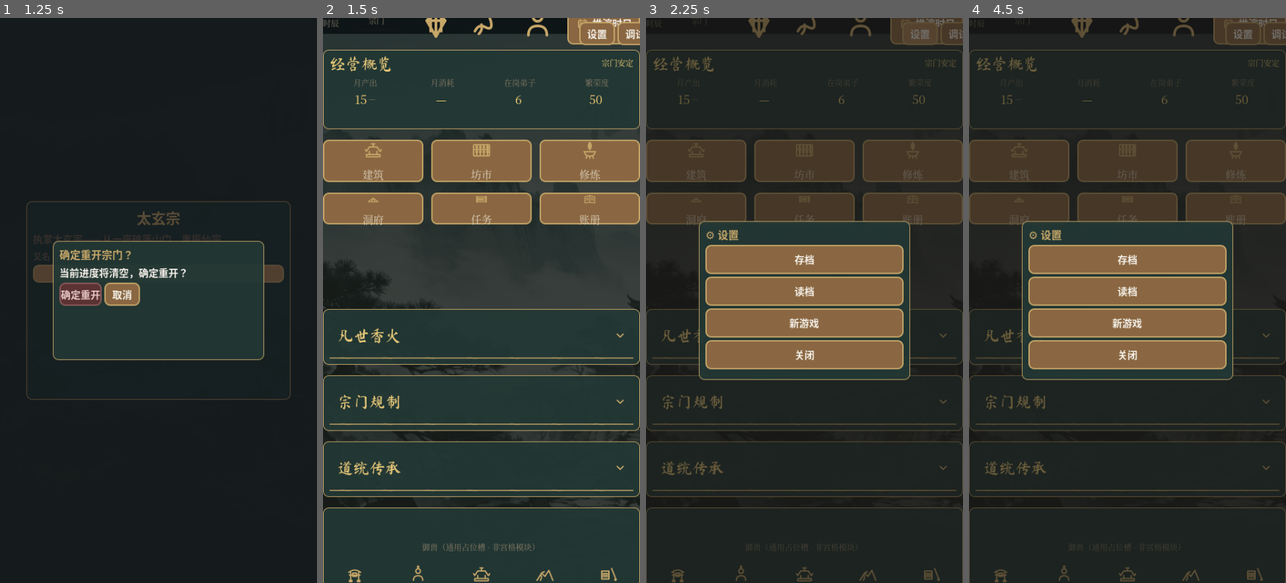
Above: before the commit, frames 1-4 (left to right).
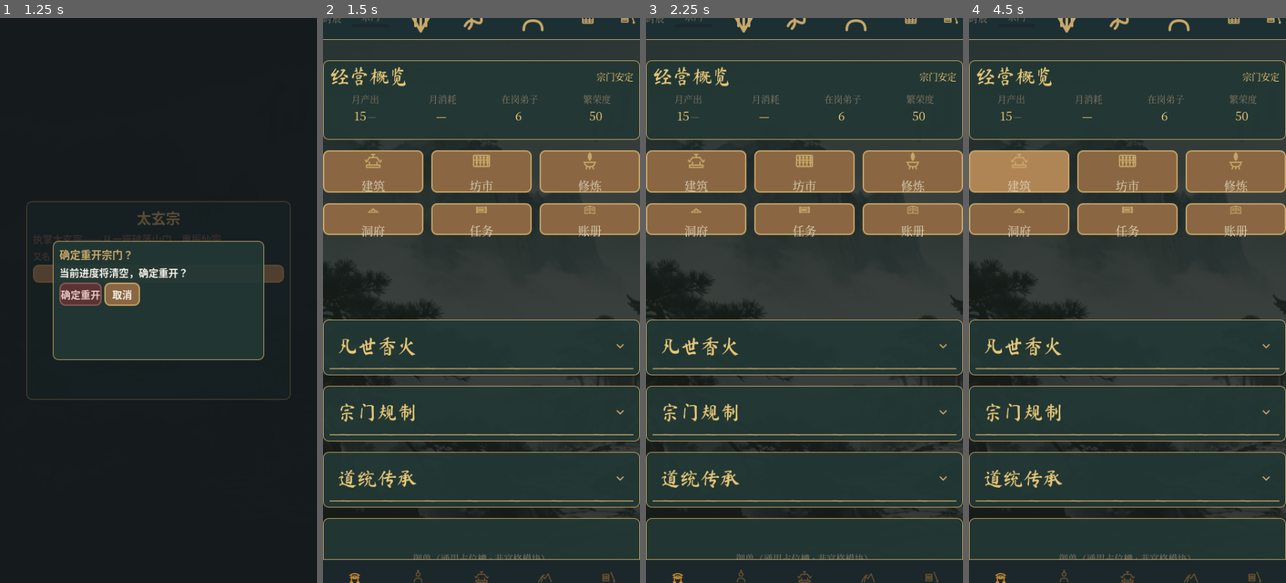
Above: after the commit, the same moments.

Repository: ytysean/xiuxain---game
Game: Godot game, scene res://main.tscn
The game is run twice, just before and just after one commit, with the same random seed, the same clock (stepped at 60 frames per second) and the same inputs.
Inputs (mouse positions are in pixels of both pictures, inside the frame that each line leads up to):
- Up to frame 1 (1.25 s): click "开新宗门" at 0.5 s
- Up to frame 2 (1.5 s): click "确定重开" at 1.25 s
- Up to frame 3 (2.25 s): click (928, 23) at 2 s, where only the run before the commit has a clickable "推演时日"
- Up to frame 4 (4.5 s): click (1241, 34) at 2.75 s, where only the run before the commit has a clickable "设置"; click (1282, 34) at 3.5 s, where only the run before the commit has a clickable "调试"; click (1019, 159) at 4.27 s

Frame 1 is identical in both runs. In frame 2, 23% of the frame differs, in the area x 0-100%, y 0-100%; in frame 3, 41%; in frame 4, 41%.

Commit message:
fix(ui): 修复Godot崩溃 + 按四节规范重写UI布局
崩溃修复：
- 6.3MB 战斗参考视频 ref_combat_video.mp4 在删 .godot 后全量重导入时硬崩；
  战斗参考素材移出项目导入范围（assets/battle_scenes/ → 项目外备份，git 可还原），
  游戏 UI 不引用它们（零战斗触碰红线）。

P2 四节规范重做：
- 字体分层：标题/按钮/Tab 用 MaShanZheng 楷体，正文用 NotoSerifSC 宋体，新增
  apply_number_font 数值等宽；字号常量锁定 TITLE=30/H2=22/BODY=18/AUX=14。
- 顶部栏 TOPBAR_H=64，三区（左时辰+宗门+资源 / 中3图标 / 右设置+调试注入右区），
  半透明深青底+1px金线，全垂直居中。
- 底部 Tab TAB_H=72，5 Tab 图标26px+14px楷体文字，选中亮金+底部金线，整 Tab 热区。
- ListItem ≥64px 整行热区，四态（正常/悬浮/按下/选中）自绘。
- 修 Godot 4.7 无 icon_alignment 属性的运行时崩点（top_bar 中部图标按钮）。

pre_f5 26 闸全绿，零战斗触碰。

Diff:
--- a/components/ListItem.gd
+++ b/components/ListItem.gd
@@ -1,10 +1,13 @@
 extends PanelContainer
 
 # ListItem — 通用列表行（标题 + 副标题 + 右数值 + 左图标）。
-# 点击：缩放 0.98→1 反馈 + 发射 item_selected(data)。
+# 点击：缩放反馈 + 发射 item_selected(data)。
+# P2 §四：单条高度 ≥64px，整行点击热区；四态 正常/悬浮(提亮)/按下(缩放+描边)/选中(加深+金边)。
 # 红线：只读展示；图标统一走 UITheme.load_icon_sized（不自行 load SVG）。
 
 signal item_selected(data: Dictionary)
+
+enum State { NORMAL, HOVER, PRESSED, SELECTED }
 
 var _data: Dictionary = {}
 var _pending_data: Dictionary = {}
@@ -15,6 +18,10 @@
 var _value: Label
 var _hbox: HBoxContainer
 var _texts: VBoxContainer
+
+var _state: int = State.NORMAL
+var _selected: bool = false
+var _hovered: bool = false
 
 func _ready() -> void:
 	# 用户 Godot 4.7 build 对 @onready 的初始化存在不稳定情况，改为 _ready 内手动取节点并做 nil 保护。
@@ -32,6 +39,9 @@
 	if _value != null:
 		UITheme.apply_value_font(_value)
 
+	# 单条高度 ≥64px（P2 §四）
+	custom_minimum_size = Vector2(0, UITheme.SIZE_SM)
+
 	mouse_filter = Control.MOUSE_FILTER_STOP
 	# 子节点设为 IGNORE，确保整个行的 gui_input 落到自身
 	if _icon != null:
@@ -47,6 +57,11 @@
 	if _texts != null:
 		_texts.mouse_filter = Control.MOUSE_FILTER_IGNORE
 	gui_input.connect(_on_gui_input)
+	mouse_entered.connect(_on_mouse_entered)
+	mouse_exited.connect(_on_mouse_exited)
+
+	# 初始面板样式（自绘四态）
+	_refresh_panel()
 
 	# 若 instantiate 后立刻被 set_data，节点引用当时未就绪，延迟到 _ready 后应用。
 	if not _pending_data.is_empty():
@@ -79,10 +94,67 @@
 	else:
 		_icon.visible = false
 
+# P2 §四：选中态（加深背景 + 金边）
+func set_selected(value: bool) -> void:
+	_selected = value
+	_state = State.SELECTED if _selected else (State.HOVER if _hovered else State.NORMAL)
+	_refresh_panel()
+
+func is_selected() -> bool:
+	return _selected
+
+# 四态面板样式（自绘 StyleBoxFlat：正常=面板底；悬浮=提亮；按下=按下底色+金边；选中=加深+金边）
+func _refresh_panel() -> void:
+	var sb := StyleBoxFlat.new()
+	sb.set_corner_radius_all(UITheme.RADIUS_PANEL)
+	sb.set_border_width_all(UITheme.BORDER_W)
+	sb.set_content_margin_all(UITheme.GRID)
+	var bg: Color = UITheme.COLOR_PANEL_BG
+	var border: Color = UITheme.COLOR_BORDER_GOLD
+	match _state:
+		State.HOVER:
+			bg = UITheme.COLOR_PANEL_BG.lightened(0.12)
+		State.PRESSED:
+			bg = UITheme.COLOR_BTN_PRESSED
+			border = UITheme.COLOR_TEXT_GOLD
+		State.SELECTED:
+			bg = UITheme.COLOR_PANEL_BG.darkened(0.35)
+			border = UITheme.COLOR_TEXT_GOLD
+	sb.bg_color = bg
+	sb.border_color = border
+	add_theme_stylebox_override("panel", sb)
+
+func _on_mouse_entered() -> void:
+	_hovered = true
+	if _selected:
+		_state = State.SELECTED
+	else:
+		_state = State.HOVER
+	_refresh_panel()
+
+func _on_mouse_exited() -> void:
+	_hovered = false
+	_state = State.SELECTED if _selected else State.NORMAL
+	_refresh_panel()
+
 func _on_gui_input(event: InputEvent) -> void:
 	if event is InputEventMouseButton and event.pressed and event.button_index == MOUSE_BUTTON_LEFT:
-		pivot_offset = size * 0.5
-		var t: Tween = create_tween()
-		t.tween_property(self, "scale", Vector2(0.98, 0.98), 0.05)
-		t.tween_property(self, "scale", Vector2(1.0, 1.0), 0.08)
+		_state = State.PRESSED
+		_refresh_panel()
+		# 按下反馈：缩放（UITween.button_press）+ 描边高亮（P2 §四）
+		UITween.button_press(self)
+		var tw: Tween = create_tween()
+		tw.tween_interval(0.13)
+		tw.tween_callback(_on_press_revert)
 		item_selected.emit(_data)
+
+func _on_press_revert() -> void:
+	if not is_instance_valid(self):
+		return
+	if _selected:
+		_state = State.SELECTED
+	elif _hovered:
+		_state = State.HOVER
+	else:
+		_state = State.NORMAL
+	_refresh_panel()
--- a/main.gd
+++ b/main.gd
@@ -314,17 +314,17 @@
 		顶栏.add_child(顶栏角)
 		设置图标 = Button.new(); 设置图标.text = "设置"
 		设置图标.tooltip_text = "设置（存读 / 新游戏）"
-		设置图标.custom_minimum_size = Vector2(44, 28)
+		设置图标.custom_minimum_size = Vector2(48, 40)
 		UITheme.apply_secondary_button_style(设置图标)
-		UITheme.apply_aux_font(设置图标)
+		UITheme.apply_title_font_sized(设置图标, UITheme.FONT_AUX)
 		设置图标.pressed.connect(_弹_设置)
 		顶栏角.add_child(设置图标)
 		if OS.is_debug_build():
 			调试图标 = Button.new(); 调试图标.text = "调试"
 			调试图标.tooltip_text = "推演中心（调试）"
-			调试图标.custom_minimum_size = Vector2(44, 28)
+			调试图标.custom_minimum_size = Vector2(48, 40)
 			UITheme.apply_secondary_button_style(调试图标)
-			UITheme.apply_aux_font(调试图标)
+			UITheme.apply_title_font_sized(调试图标, UITheme.FONT_AUX)
 			调试图标.pressed.connect(_弹_推演中心)
 			顶栏角.add_child(调试图标)
 			引导_推演按钮 = 调试图标
@@ -3270,16 +3270,28 @@
 		add_child(g)
 		新UI = g
 		新UI.refresh_all()
-		# 顶右角 设置/调试 入口（新UI下原顶栏设置入口被 gate，此处补一个常驻角标）
-		var 角标 := HBoxContainer.new()
-		角标.anchor_left = 1.0; 角标.anchor_top = 0.0; 角标.anchor_right = 1.0; 角标.anchor_bottom = 0.0
-		角标.offset_left = -92; 角标.offset_top = 6; 角标.offset_right = -8; 角标.offset_bottom = 38
-		设置图标 = Button.new(); 设置图标.text = "设置"; 设置图标.tooltip_text = "设置（存读 / 新游戏）"; 设置图标.pressed.connect(_弹_设置)
-		角标.add_child(设置图标)
+		# 顶栏右区 设置/调试 入口：注入 TopBar 右区（与顶部栏右区视觉统一，消除旧「角标」浮层重叠）。
+		# 统一套用 UITheme.apply_secondary_button_style + apply_aux_font，圆角/内边距/尺寸一致，不残留裸按钮。
+		设置图标 = Button.new()
+		设置图标.name = "设置图标"
+		设置图标.text = "设置"
+		设置图标.tooltip_text = "设置（存读 / 新游戏）"
+		设置图标.custom_minimum_size = Vector2(48, 40)
+		UITheme.apply_secondary_button_style(设置图标)
+		UITheme.apply_title_font_sized(设置图标, UITheme.FONT_AUX)
+		设置图标.pressed.connect(_弹_设置)
+		g.add_top_corner_control(设置图标)
 		if OS.is_debug_build():
-			调试图标 = Button.new(); 调试图标.text = "调试"; 调试图标.tooltip_text = "推演中心（调试）"; 调试图标.pressed.connect(_弹_推演中心)
-			角标.add_child(调试图标)
-		add_child(角标)
+			调试图标 = Button.new()
+			调试图标.name = "调试图标"
+			调试图标.text = "调试"
+			调试图标.tooltip_text = "推演中心（调试）"
+			调试图标.custom_minimum_size = Vector2(48, 40)
+			UITheme.apply_secondary_button_style(调试图标)
+			UITheme.apply_title_font_sized(调试图标, UITheme.FONT_AUX)
+			调试图标.pressed.connect(_弹_推演中心)
+			g.add_top_corner_control(调试图标)
+			引导_推演按钮 = 调试图标
 		return
 	# else：原逻辑（启用新UI = false 时保留旧灰模 UI）
 	var 报: String = Game.推演至现在()   # 自动推演：加载时推进到当前时刻
--- a/ui/bottom_tab_bar.gd
+++ b/ui/bottom_tab_bar.gd
@@ -1,17 +1,19 @@
 extends Control
 
-# 底部主导航（§7.1：固定底部 64dp，5-Tab 左->右 宗门/弟子/建筑/历练/纪事）。
+# 底部主导航（P2 §三：固定底部 TAB_H=72，深青面板底 + 顶部 1px 淡金分隔线，5-Tab 横向均匀）。
 # 每个 tab 为 Button，内部用 VBoxContainer 自绘「图标在上 / 文字在下」，
 # 绕过部分 Godot 4.7 build 中 Button 内置 icon+text 排版文字丢失的问题。
-# 选中态 = 暗金文字 + 细下划线（ColorRect）。仅发信号 tab_selected(tab_id)。
+# 选中态 = 亮金图标+文字 + 底部细金线；未选中 = 暗金。仅发信号 tab_selected(tab_id)。
+# 整 Tab（Button）为点击热区，非仅图标可点。
 
 signal tab_selected(tab_id: String)
 
 const TABS: Array = ["宗门", "弟子", "建筑", "历练", "纪事"]
-const ICON_SIZE: int = 32
+const ICON_SIZE: int = 26
 
 var _buttons: Array = []
 var _underlines: Array = []
+var _icons: Array = []
 var _selected: String = ""
 
 func _ready() -> void:
@@ -21,6 +23,25 @@
 func _build() -> void:
 	custom_minimum_size = Vector2(0, UITheme.TAB_H)
 	set_anchors_and_offsets_preset(Control.PRESET_BOTTOM_WIDE)
+
+	# 深青面板底
+	var bg := ColorRect.new()
+	bg.name = "BG"
+	bg.color = UITheme.COLOR_BG_BASE
+	bg.mouse_filter = Control.MOUSE_FILTER_IGNORE
+	add_child(bg)
+	bg.set_anchors_and_offsets_preset(Control.PRESET_FULL_RECT)
+
+	# 顶部 1px 淡金分隔线
+	var top := ColorRect.new()
+	top.name = "TopDivider"
+	top.color = UITheme.COLOR_BORDER_GOLD
+	top.custom_minimum_size = Vector2(0, 1)
+	top.size_flags_horizontal = Control.SIZE_EXPAND_FILL
+	top.size_flags_vertical = Control.SIZE_SHRINK_BEGIN
+	top.mouse_filter = Control.MOUSE_FILTER_IGNORE
+	top.set_anchors_and_offsets_preset(Control.PRESET_TOP_WIDE)
+	add_child(top)
 
 	var hbox := HBoxContainer.new()
 	hbox.name = "Tabs"
@@ -64,10 +85,10 @@
 		lbl.mouse_filter = Control.MOUSE_FILTER_IGNORE
 		vbox.add_child(lbl)
 
-		# 选中下划线（独立于内容区，锚定底部）
+		# 选中下划线（独立于内容区，锚定底部；亮金 1-2px）
 		var ul := ColorRect.new()
 		ul.name = "Underline"
-		ul.color = UITheme.COLOR_BORDER_GOLD
+		ul.color = UITheme.COLOR_TEXT_GOLD
 		ul.custom_minimum_size = Vector2(0, UITheme.BORDER_W + 1)
 		ul.size_flags_horizontal = Control.SIZE_EXPAND_FILL
 		ul.size_flags_vertical = Control.SIZE_SHRINK_END
@@ -79,6 +100,7 @@
 		hbox.add_child(btn)
 		_buttons.append(btn)
 		_underlines.append(ul)
+		_icons.append(icon)
 
 func select(tab_id: String) -> void:
 	_selected = tab_id
@@ -89,8 +111,13 @@
 		_underlines[i].visible = sel
 		var lbl: Label = _buttons[i].get_node_or_null("Content/Label")
 		if lbl != null:
-			UITheme.apply_body_font(lbl)
+			# Tab 名称用古风楷体（MaShanZheng）14px（P2 §一 Tab名称→楷体；§三 文字 14px），选中亮金 / 未选暗金
+			UITheme.apply_title_font_sized(lbl, UITheme.FONT_AUX)
 			lbl.add_theme_color_override("font_color", UITheme.COLOR_TEXT_GOLD if sel else UITheme.COLOR_TEXT_AUX)
+		var icon: TextureRect = _icons[i]
+		if icon != null:
+			# 图标 modulate：选中亮金 / 未选暗金（SVG 线稿本为金，multiply 调亮暗）
+			icon.modulate = UITheme.COLOR_TEXT_GOLD if sel else UITheme.COLOR_TEXT_AUX
 
 func get_selected() -> String:
 	return _selected
--- a/ui/game_ui.gd
+++ b/ui/game_ui.gd
@@ -78,6 +78,11 @@
 	_bottom_bar.tab_selected.connect(_on_tab_selected)
 	_top_bar.time_advance_requested.connect(_on_time_advance_requested)
 
+# main.gd 把 设置/调试 按钮注入顶部栏右区（与顶部栏右区视觉统一，消除旧「角标」浮层重叠）。
+func add_top_corner_control(control: Control) -> void:
+	if _top_bar != null and is_instance_valid(_top_bar) and _top_bar.has_method("add_right_control"):
+		_top_bar.add_right_control(control)
+
 # ───────── 首屏安全默认值 + 概览刷新 ─────────
 func _apply_safe_defaults() -> void:
 	# 只读安全默认值（零/空），绝不读 Game / 改玩法。
--- a/ui/top_bar.gd
+++ b/ui/top_bar.gd
@@ -1,102 +1,135 @@
 extends Control
 
-# 顶部状态栏（§2.2：固定顶部 48dp）。仅发信号，不连玩法/时间逻辑。
-# 左：时辰占位；中：宗门等级 + 微型进度条（展开填充、内容居中）；
-# 右：3 核心资源槽（图标16×16 + 紧贴数值标签）；
-# 最右：「推演时日」按钮 -> 信号 time_advance_requested。
+# 顶部状态栏（P2 §二：固定顶部 TOPBAR_H=64，半透明深青底 + 底部 1px 淡金分隔线）。
+# 仅发信号，不连玩法/时间逻辑。
+# 三区横向（均 vertical_center，BoxContainer.ALIGNMENT_CENTER 控制交叉轴对齐）：
+#   左（SHRINK_BEGIN）：时辰文字 + 宗门入口(等级/宗门名 + 微型进度条) + 3 核心资源槽
+#   中（EXPAND_FILL，居中）：3 个等大功能图标按钮（推演 发 time_advance_requested + 2 占位图标）
+#   右（SHRINK_END）：设置 + 调试 按钮（由 main.gd 通过 add_right_control 注入，样式统一）
 #
-# 布局采用单 HBoxContainer，顺序固定为：
-#   time(SHRINK_BEGIN) | mid(EXPAND_FILL) | res(SHRINK_END) | btn(SHRINK_END)
-# 该结构保证 480 竖屏下元素不重叠、不被挤出：mid 吸收多余宽度，
-# 末端元素（res / btn）固定靠右、time 固定靠左；资源槽紧凑（图标16 + 间距4 + 标签）。
+# 布局采用单 HBox（margin=MARGIN, separation=GRID），三区各自 size_flags 控制对齐。
 
 signal time_advance_requested
 
 const RESOURCES: Array = ["灵石", "灵气", "弟子"]
+const ICON_BTN_SIZE: int = 32   # 中部功能图标按钮单元格尺寸（图标光栅化 28，留触摸边距）
 
 var _time_label: Label
 var _level_label: Label
 var _progress: ProgressBar
 var _res_labels: Dictionary = {}
-var _time_btn: Button
+var _left: HBoxContainer
+var _center: HBoxContainer
+var _right: HBoxContainer
 
 func _ready() -> void:
 	_build()
 	_apply_theme()
-	_time_btn.pressed.connect(_on_time_pressed)
 
 func _build() -> void:
 	custom_minimum_size = Vector2(0, UITheme.TOPBAR_H)
 	set_anchors_and_offsets_preset(Control.PRESET_TOP_WIDE)
 
+	# 半透明深青底（P2 §二：Color(0.10,0.18,0.20,0.85) 类）
 	var bg := ColorRect.new()
 	bg.name = "BG"
-	bg.color = UITheme.COLOR_STATUSBAR_BG
+	bg.color = UITheme.COLOR_TOPBAR_BG
 	bg.mouse_filter = Control.MOUSE_FILTER_IGNORE
 	add_child(bg)
 	bg.set_anchors_and_offsets_preset(Control.PRESET_FULL_RECT)
+
+	# 底部 1px 淡金分隔线
+	var divider := ColorRect.new()
+	divider.name = "Divider"
+	divider.color = UITheme.COLOR_BORDER_GOLD
+	divider.custom_minimum_size = Vector2(0, 1)
+	divider.size_flags_horizontal = Control.SIZE_EXPAND_FILL
+	divider.size_flags_vertical = Control.SIZE_SHRINK_END
+	divider.mouse_filter = Control.MOUSE_FILTER_IGNORE
+	divider.set_anchors_and_offsets_preset(Control.PRESET_BOTTOM_WIDE)
+	add_child(divider)
 
 	var hbox := HBoxContainer.new()
 	hbox.name = "Main"
 	hbox.add_theme_constant_override("margin_left", UITheme.MARGIN)
 	hbox.add_theme_constant_override("margin_right", UITheme.MARGIN)
 	hbox.add_theme_constant_override("separation", UITheme.GRID)
+	hbox.alignment = BoxContainer.ALIGNMENT_CENTER
 	add_child(hbox)
 	hbox.set_anchors_and_offsets_preset(Control.PRESET_FULL_RECT)
 
-	# 左：时辰占位（固定左对齐，不展开）
+	# 左区：时辰 + 宗门入口 + 资源槽（左对齐，间距 GRID*2）
+	_left = HBoxContainer.new()
+	_left.name = "Left"
+	_left.size_flags_horizontal = Control.SIZE_SHRINK_BEGIN
+	_left.alignment = BoxContainer.ALIGNMENT_CENTER
+	_left.add_theme_constant_override("separation", UITheme.GRID * 2)
+	hbox.add_child(_left)
+
 	_time_label = Label.new()
 	_time_label.name = "Time"
 	_time_label.text = "时辰"
 	_time_label.horizontal_alignment = HORIZONTAL_ALIGNMENT_LEFT
-	_time_label.size_flags_horizontal = Control.SIZE_SHRINK_BEGIN
-	hbox.add_child(_time_label)
-
-	# 中：宗门等级 + 微型进度条（展开填充，内容垂直/水平居中）
-	var mid := VBoxContainer.new()
-	mid.name = "Mid"
-	mid.size_flags_horizontal = Control.SIZE_EXPAND_FILL
-	mid.alignment = BoxContainer.ALIGNMENT_CENTER
-	mid.add_theme_constant_override("separation", 2)
-	hbox.add_child(mid)
+	_left.add_child(_time_label)
+
+	# 宗门入口：等级文字 + 微型进度条（垂直居中）
+	var sect := VBoxContainer.new()
+	sect.name = "Sect"
+	sect.alignment = BoxContainer.ALIGNMENT_CENTER
+	sect.add_theme_constant_override("separation", 2)
+	_left.add_child(sect)
 
 	_level_label = Label.new()
 	_level_label.name = "Level"
 	_level_label.text = "宗门"
 	_level_label.horizontal_alignment = HORIZONTAL_ALIGNMENT_CENTER
-	mid.add_child(_level_label)
+	sect.add_child(_level_label)
 
 	_progress = ProgressBar.new()
 	_progress.name = "LevelProgress"
-	_progress.custom_minimum_size = Vector2(64, UITheme.BORDER_W + 4)
+	_progress.custom_minimum_size = Vector2(56, UITheme.BORDER_W + 4)
 	_progress.show_percentage = false
 	_progress.value = 0.0
 	_progress.size_flags_horizontal = Control.SIZE_SHRINK_CENTER
-	mid.add_child(_progress)
-
-	# 右：3 核心资源槽（图标 16×16 + 紧贴数值标签）
-	var res := HBoxContainer.new()
-	res.name = "Resources"
-	res.size_flags_horizontal = Control.SIZE_SHRINK_END
-	res.add_theme_constant_override("separation", UITheme.GRID)
-	hbox.add_child(res)
+	sect.add_child(_progress)
+
+	# 资源槽（图标 20×20 + 紧贴数值）
 	for id in RESOURCES:
-		res.add_child(_make_slot(id))
-
-	# 最右：推演时日 按钮（已由工程侧处理为 图标+文字）
-	_time_btn = Button.new()
-	_time_btn.name = "TimeAdvance"
-	_time_btn.text = "推演时日"
-	_time_btn.icon = UITheme.load_icon_sized("推演时日", 22)
-	_time_btn.icon_alignment = HORIZONTAL_ALIGNMENT_LEFT
-	_time_btn.vertical_icon_alignment = VERTICAL_ALIGNMENT_CENTER
-	_time_btn.custom_minimum_size = Vector2(72, 32)
-	_time_btn.size_flags_horizontal = Control.SIZE_SHRINK_END
-	hbox.add_child(_time_btn)
+		_left.add_child(_make_slot(id))
+
+	# 中区：3 个大等图标按钮（推演 + 2 占位），居中、等大、等距、垂直居中
+	_center = HBoxContainer.new()
+	_center.name = "Center"
+	_center.size_flags_horizontal = Control.SIZE_EXPAND_FILL
+	_center.alignment = BoxContainer.ALIGNMENT_CENTER
+	_center.add_theme_constant_override("separation", UITheme.GRID * 2)
+	hbox.add_child(_center)
+
+	# 两侧弹性占位，使 3 图标作为紧凑组水平居中（图标本身保持 28px 等大）
+	_center.add_child(_spacer())
+	_center.add_child(_make_icon_btn("推演时日", "推演时日", time_advance_requested.emit))
+	_center.add_child(_make_icon_btn("纪事", "纪事（详见底部·纪事）", Callable()))
+	_center.add_child(_make_icon_btn("账册", "账册（开发中）", Callable()))
+	_center.add_child(_spacer())
+
+	# 右区：预留，由 main.gd 注入 设置/调试 按钮（确保与顶部栏右区视觉统一）
+	_right = HBoxContainer.new()
+	_right.name = "Right"
+	_right.size_flags_horizontal = Control.SIZE_SHRINK_END
+	_right.alignment = BoxContainer.ALIGNMENT_CENTER
+	_right.add_theme_constant_override("separation", UITheme.GRID)
+	hbox.add_child(_right)
+
+func _spacer() -> Control:
+	var c := Control.new()
+	c.mouse_filter = Control.MOUSE_FILTER_IGNORE
+	c.size_flags_horizontal = Control.SIZE_EXPAND_FILL
+	return c
 
 func _make_slot(id: String) -> Control:
 	var slot := HBoxContainer.new()
 	slot.name = "Slot_" + id
+	slot.alignment = BoxContainer.ALIGNMENT_CENTER
 	slot.add_theme_constant_override("separation", 4)
 	var icon := TextureRect.new()
 	icon.name = "Icon"
@@ -117,6 +150,29 @@
 	_res_labels[id] = lbl
 	return slot
 
+# 中部功能图标按钮：图标(28) + tooltip；on_press 非 null 时按下即 emit，否则纯占位（仅 tooltip）。
+func _make_icon_btn(label: String, tooltip: String, on_press: Callable) -> Button:
+	var btn := Button.new()
+	btn.name = "Icon_" + label
+	btn.flat = true
+	btn.text = ""
+	btn.tooltip_text = tooltip
+	btn.icon = UITheme.load_icon_sized(label, 28)
+	btn.custom_minimum_size = Vector2(ICON_BTN_SIZE, ICON_BTN_SIZE)
+	btn.size_flags_horizontal = Control.SIZE_SHRINK_CENTER
+	btn.size_flags_vertical = Control.SIZE_SHRINK_CENTER
+	# 统一图标按钮视觉：套用次按钮四态（淡金描边 + hover/press 反馈），避免裸图标无交互感
+	UITheme.apply_secondary_button_style(btn)
+	UITheme.apply_aux_font(btn)
+	if not on_press.is_null():
+		btn.pressed.connect(on_press)
+	return btn
+
+# main.gd 注入顶部右区控件（设置/调试按钮），确保与顶部栏右区视觉统一、不残留裸按钮。
+func add_right_control(control: Control) -> void:
+	if _right != null:
+		_right.add_child(control)
+
 func _apply_theme() -> void:
 	UITheme.apply_aux_font(_time_label)
 	UITheme.apply_aux_font(_level_label)
@@ -124,8 +180,6 @@
 		var lbl: Label = _res_labels.get(id, null)
 		if lbl != null:
 			UITheme.apply_value_font(lbl, false)
-	# 等级进度条填充/底由 main_theme.tres 的 ProgressBar 默认提供（令牌 success 绿 #7ED39A，D2 拍板）。
-	# 推演按钮（_time_btn）四态改由 main_theme.tres Button 默认提供（阶段4 收口）。
 
 func set_time(text: String) -> void:
 	_time_label.text = text
@@ -144,6 +198,3 @@
 	# 占位符「—」在资源槽里会呈现为图标后的残留横线，统一显示为空。
 	lbl.text = "" if value == "—" else value
 	UITheme.apply_value_font(lbl, abnormal)
-
-func _on_time_pressed() -> void:
-	time_advance_requested.emit()
--- a/ui_theme.gd
+++ b/ui_theme.gd
@@ -7,6 +7,7 @@
 const COLOR_BG_BASE: Color = Color(0.106, 0.153, 0.169)       # 暗青黛 底色
 const COLOR_PANEL_BG: Color = Color(0.141, 0.204, 0.224)      # 面板暗纹底（占位色，待美术暗纹贴图）
 const COLOR_STATUSBAR_BG: Color = Color(0.055, 0.082, 0.090)  # 状态栏/墨底
+const COLOR_TOPBAR_BG: Color = Color(0.10, 0.18, 0.20, 0.85)  # 顶部栏 半透明深青底（P2 §二）
 const COLOR_BORDER_GOLD: Color = Color(0.788, 0.659, 0.396)   # 暗金 描边/标题
 const COLOR_TEXT_GOLD: Color = Color(1.000, 0.843, 0.478)     # 亮金 核心数值（正常）
 const COLOR_TEXT_RED: Color = Color(0.878, 0.471, 0.471)      # color.status.danger #E07878 警示/异常（负值/预警）
@@ -51,21 +52,21 @@
 const SIZE_XL: int = 240
 const BTN_H_PRIMARY: int = 64
 const BTN_H_SECONDARY: int = 48
-const TAB_H: int = 64
-const TOPBAR_H: int = 48
+const TAB_H: int = 72
+const TOPBAR_H: int = 64
 const OVERVIEW_H: int = 120
 const CORE_GRID_H: int = 240
 
-# ───────── 字号 ─────────
-const FONT_TITLE: int = 24
+# ───────── 字号（P2 §一 规范：TITLE=30 / H2=22 / BODY=18 / AUX=14，全项目唯一来源，禁止散写魔法数字）─────────
+const FONT_TITLE: int = 30
 const FONT_VALUE: int = 18
-const FONT_BODY: int = 16
-const FONT_AUX: int = 12
-
-# 令牌 §2.2 字号阶梯（迁移目标-非破坏性新增，组件逐步采用；现有 4 档暂不放大以免 5 页文字溢出）
+const FONT_BODY: int = 18
+const FONT_AUX: int = 14
+
+# 令牌 §2.2 字号阶梯（扩展档，组件按需采用）
 const FONT_DISPLAY: int = 40   # font.size.display 巨号/大标题
 const FONT_H1: int = 32        # font.size.h1 一级标题
-const FONT_H2: int = 26        # font.size.h2 二级标题
+const FONT_H2: int = 22        # font.size.h2 二级标题
 const FONT_DENSE: int = 18     # font.size.dense 密集数值
 
 # ───────── 美术资产路径（图标 / 贴图 / 字体 · 集中管理）─────────
@@ -160,12 +161,27 @@
 	if _font_title_res != null:
 		control.add_theme_font_override("font", _font_title_res)
 
-func apply_value_font(control: Control, abnormal: bool = false) -> void:
-	_ensure_fonts()
-	control.add_theme_font_size_override("font_size", FONT_VALUE)
-	control.add_theme_color_override("font_color", color_value(abnormal))
+# 小号楷体：标题 / 按钮文字 / Tab 名称 用古风楷体 MaShanZheng，但按需要缩小字号。
+# apply_title_font 固定 30px 会撑爆小控件；P2 §一 要求 Tab名称/按钮文字→楷体，§三 要求 14px，故提供可控字号版。
+func apply_title_font_sized(control: Control, size: int) -> void:
+	_ensure_fonts()
+	if _font_title_res != null:
+		control.add_theme_font_override("font", _font_title_res)
+	control.add_theme_font_size_override("font_size", size)
+
+func apply_number_font(control: Control) -> void:
+	# 数值（战力/资源）用古风等宽数字感：当前无独立数字字体文件，
+	# 回落到宋体(_font_body_res) 并显式设定字号，开启 font_keep_to_baseline 让数字基线对齐。
+	# P2 §一：全项目数值统一走本 helper，禁止裸 Label 用默认字体。
+	_ensure_fonts()
 	if _font_body_res != null:
 		control.add_theme_font_override("font", _font_body_res)
+	control.add_theme_font_size_override("font_size", FONT_VALUE)
+	control.add_theme_constant_override("font_keep_to_baseline", 1)
+
+func apply_value_font(control: Control, abnormal: bool = false) -> void:
+	apply_number_font(control)
+	control.add_theme_color_override("font_color", color_value(abnormal))
 
 func apply_body_font(control: Control) -> void:
 	_ensure_fonts()
Not shown, added: design/06-角色与UI/P2-UI精准优化规格.md
